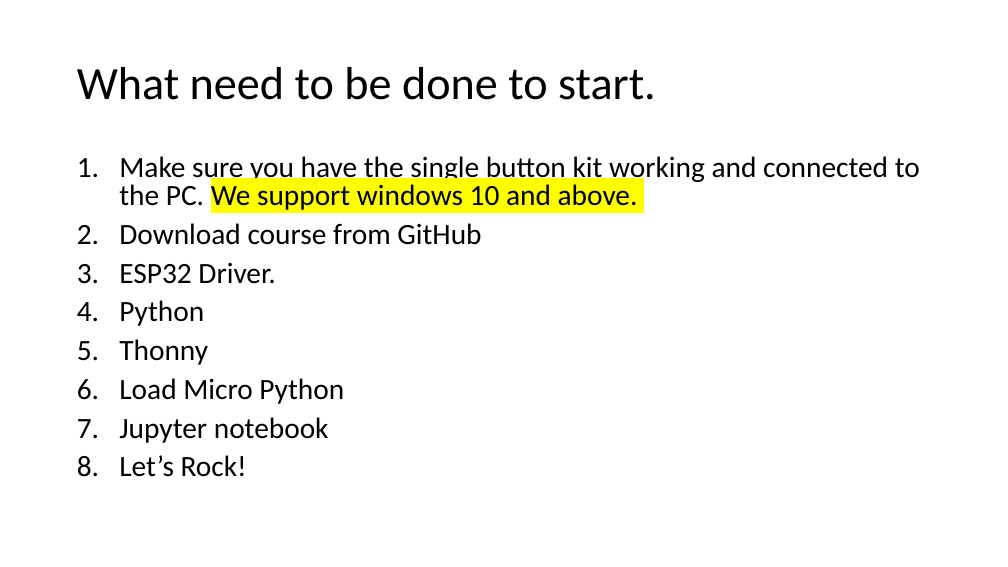
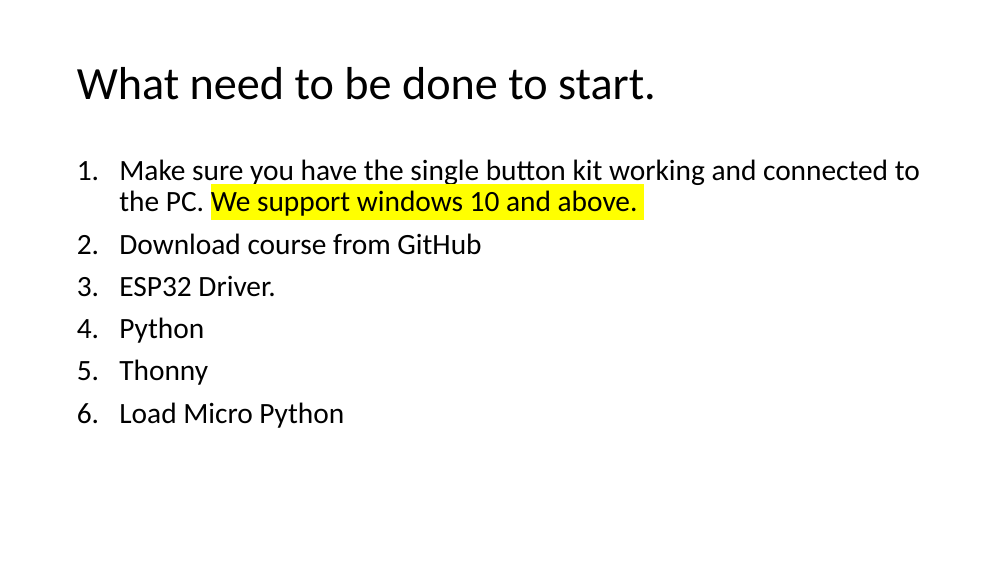
Before and after one commit to avisalmon/single_button, a slide deck: slide 9 of slides.pptx. Drawn at 1008x567 pixels with LibreOffice and Linux fonts; fonts in the diff are those of the drawing. Boxes give left, top, right and bottom in pixels: in the first picture for what was removed or moved away, otherwise in the second. Text is boxed around its words. In the diff, an @@ line names an element or a change of style, - is before the commit and + after.

```diff
--- a/slides.pptx
+++ b/slides.pptx
@@ text "Make sure you have the ..." at (119, 159, 920, 428): line spacing 0.8 to 0.9 @@
@@ text at (119, 417, 329, 477): paragraphs removed @@
-7. Jupyter notebook
-8. Let’s Rock!
```
Also in this commit, not shown: 4 other slides changed, 2 slides added, 7 other files.
